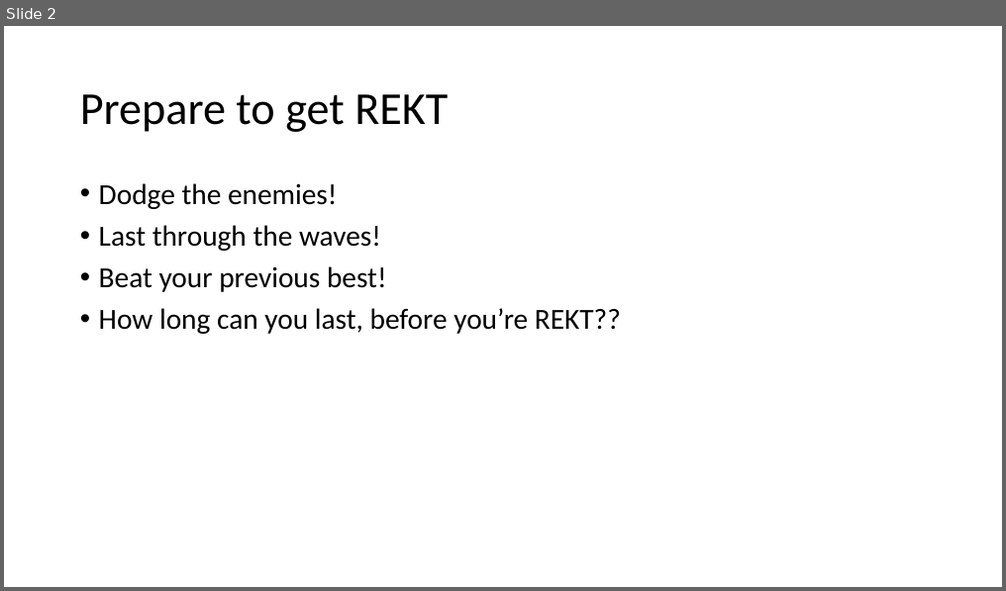
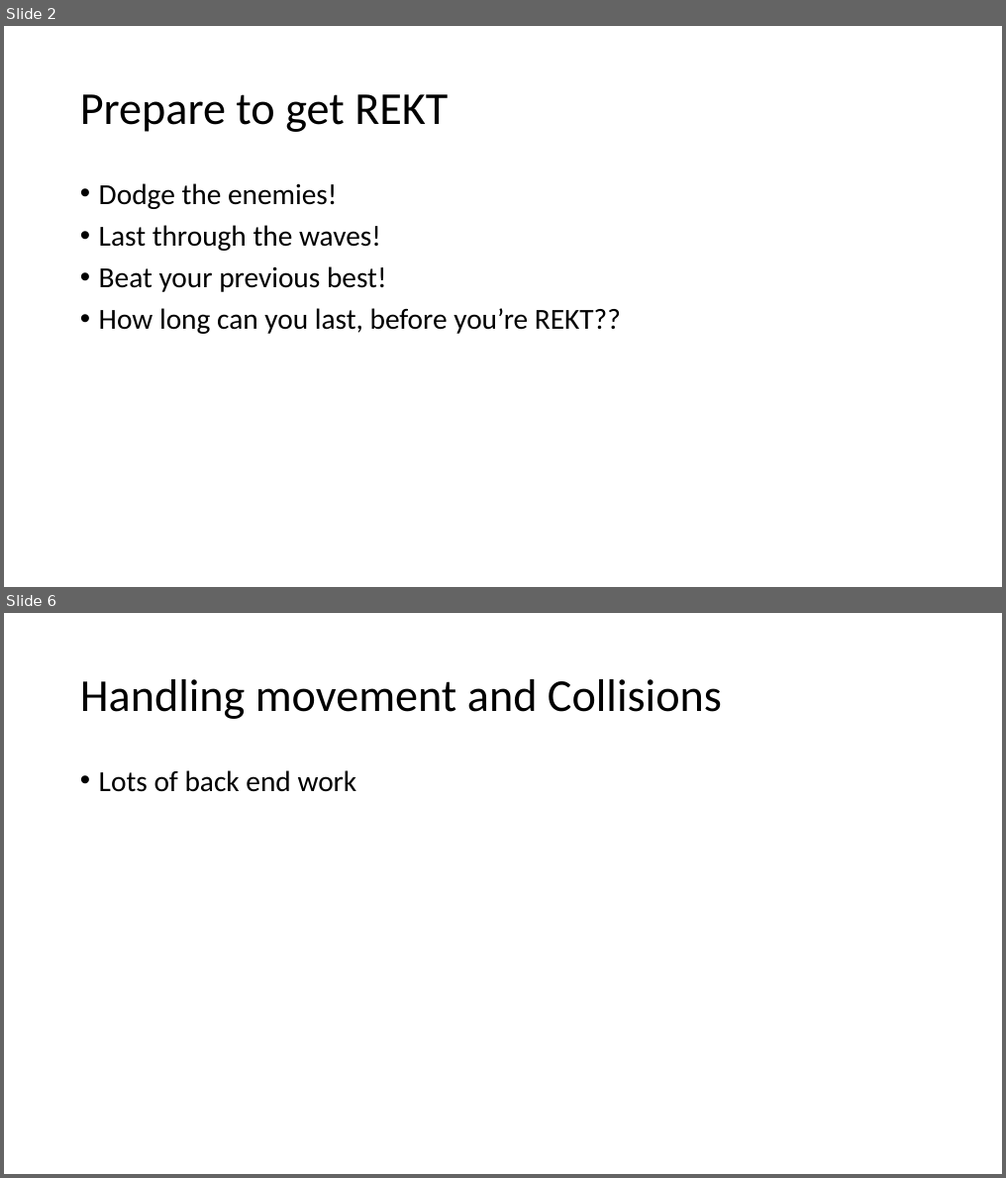
Before and after one commit to losborne/TheREKTangle, a slide deck: ProjectDocumentation/ProjectArchitecture.pptx. Shown one above the other, each under a label of ours: slide 2 before the commit, slides 2 and 6 after it; the slides between them are not shown. The pictures are 1006x591 and 1006x1178 pixels, drawn with LibreOffice and Linux fonts; fonts in the diff are those of the drawing. Boxes give left, top, right and bottom in pixels: in the first picture for what was removed or moved away, otherwise in the second. Text is boxed around its words. In the diff, an @@ line names an element or a change of style, - is before the commit and + after.

```diff
--- a/ProjectDocumentation/ProjectArchitecture.pptx
+++ b/ProjectDocumentation/ProjectArchitecture.pptx
@@ slide 6 added at [4,613,1002,1174], background #FFFFFF @@
@@ title added at [80,679,722,719], 44 pt, text #000000 @@
+Handling movement and Collisions
@@ text added at [99,770,357,792], 28 pt, text #000000 @@
+• Lots of back end work
```
Also in this commit, not shown: 1 slide changed, 3 other slides added, 1 slide removed.
